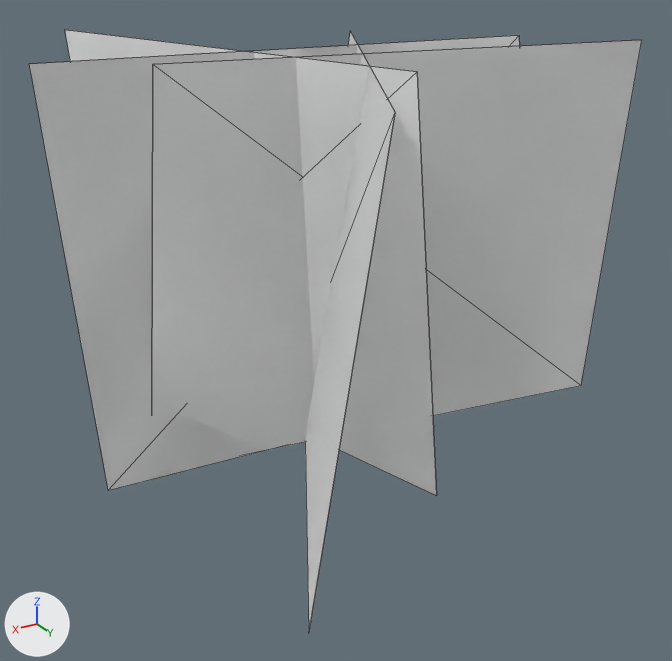
The glTF model assets/models/Weeds_01.gltf as it was, and as the next commit left it.
One viewpoint serves both versions: a 50 mm lens placed at (110.82, 15.71, 32.33), pointed at (101.4, 0.02, 24.48). Every picture has the same lights, and +X, +Y and +Z are marked at lower left. The picture after the commit comes second. Mesh edges are drawn as thin lines.

Objects in the first picture: 'Weeds_01'.
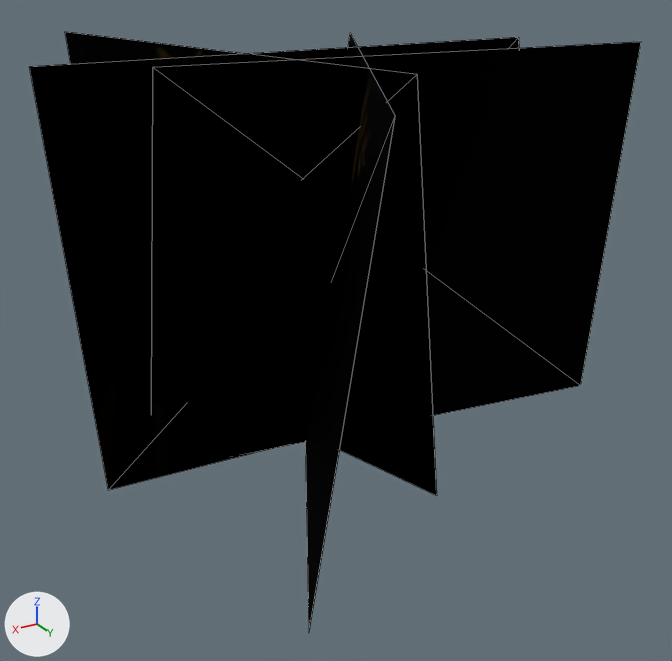
The newer file is also rescaled (x0.0373), turned or shifted as a whole; pictures and numbers use the older file's frame.

Where the change shows, as pixel boxes [x1, y1, x2, y2] in the pictures (672 x 661 px):
'Weeds_01', surface changed, moved, rescaled (white to black): before [29, 30, 642, 630]; after [30, 32, 641, 630]

Edits to the bpy script that builds the scene:
```text
Add img_weeds_01_d_png:
    img_weeds_01_d_png = load_image('weeds_01_d.png', '../textures/weeds_01_d.png', 512, 512, 'sRGB')
Change mat_weeds_01_d:
    remove mat_weeds_01_d.base_color = (1.0, 1.0, 1.0)  # white #ffffff
    add mat_weeds_01_d.texture = img_weeds_01_d_png
Change ob_weeds_01:
    ob_weeds_01.scale: (26.8, 26.8, 27.0) -> (26.8, 26.8, 26.8)
```
